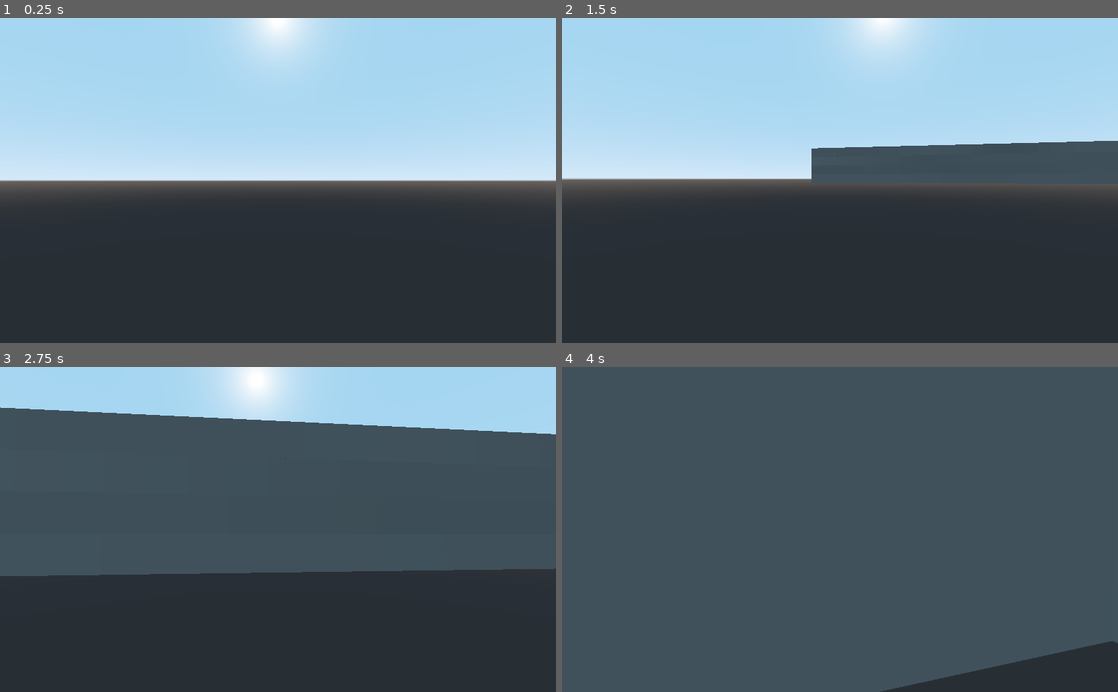
Above: before the commit, frames 1-4 (two rows, left to right).
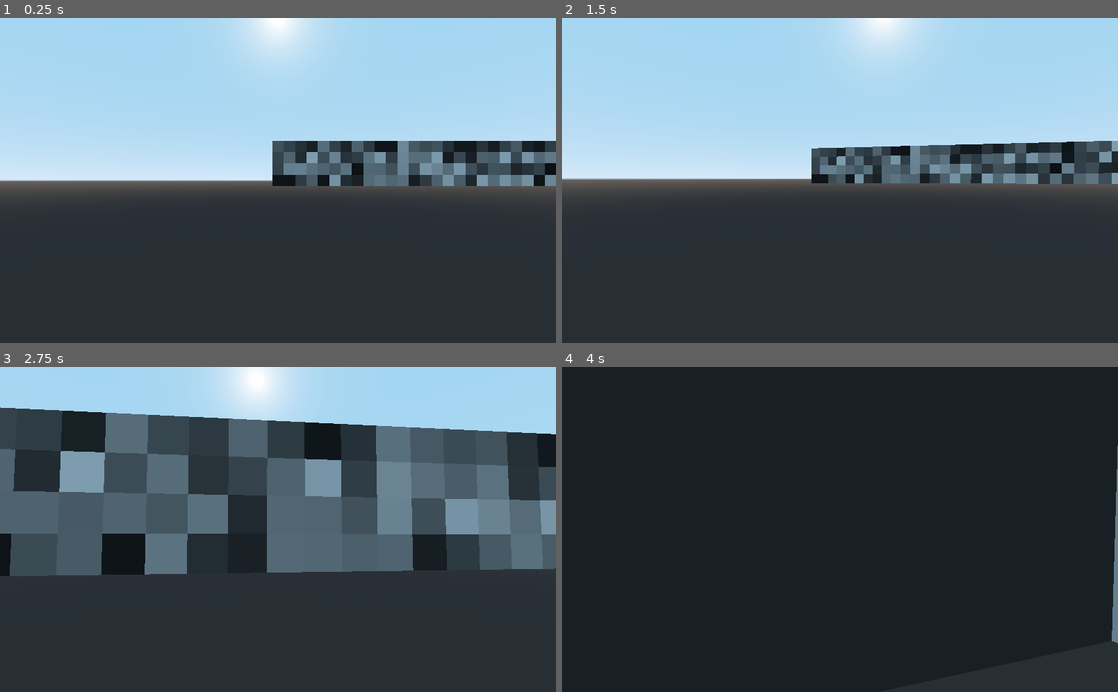
Above: after the commit, the same moments.

Repository: pragma-strict/Voxel-Playground-Godot
Game: Godot game, scene res://World.tscn
Same seed, same stepped clock (60 frames per second), same inputs: the game is played once before the commit and once after it.
Inputs (mouse positions are in pixels of both pictures, inside the frame that each line leads up to):
- Up to frame 1 (0.25 s): no input
- Up to frame 2 (1.5 s): move the mouse to (962, 164) at 0.52 s; hold D (move_right) 0.53-1.28 s; hold C 0.53-1.28 s; click (962, 164) at 0.67 s; tap Space at 0.77, 0.8, 1.07, 1.35 s; move the mouse to (812, 180) at 1.27 s; hold W (move_forward) from 1.28 s (still down)
- Up to frame 3 (2.75 s): keep holding W (move_forward); tap Space at 1.52, 1.82, 2.3 s; tap C at 1.55 s; move the mouse to (289, 523) at 2.02 s; hold C from 2.03 s (still down)
- Up to frame 4 (4 s): keep holding W (move_forward); move the mouse to (834, 536) at 2.77 s; release C at 2.78 s; tap C at 2.85 s; tap Space at 3.02, 3.32 s; move the mouse to (878, 532) at 3.52 s; hold Space from 3.53 s (still down)

The runs differ from the first frame. In frame 1, 7.0% of the frame differs, in the area x 49-100%, y 37-52%; in frame 2, 4.0%; in frame 3, 27%; in frame 4, 97%, in the area x 0-100%, y 0-100%.

Commit message:
Process cells at random each simulation step

Diff:
--- a/Generator.gd
+++ b/Generator.gd
@@ -21,6 +21,7 @@
 var cells = [] # [x][y][z]
 var cell_nodes = [] # Node refs
 var b_generated = false
+
 
 func _ready():
 	RNG.randomize()
@@ -28,13 +29,25 @@
 	stride_y = chunk_height
 	stride_z = 1
 	init_offset_kernel()
+	generate_cells()
+	b_generated = true
+
 
 func _input(event):
 	if(Input.is_key_pressed(KEY_SPACE) and !b_generated):
-		generate_cells()
-		b_generated = true
+		pass
 	if(Input.is_key_pressed(KEY_C)):
-		kernel_diffuse()
+		pass
+
+
+func _physics_process(delta):
+	simulation_step(delta)
+
+
+func simulation_step(delta):
+	for i in range(10):
+		kernel_average_single(RNG.randi_range(0, len(cells) -1))
+
 
 # Create the kernel of index offsets
 func init_offset_kernel():
@@ -68,6 +81,7 @@
 		cell_coordinate_to_index(Vector3(1, 1, 1))
 	]
 
+
 # Create the kernel of index offsets as a nested array
 func init_offset_kernel_nested():
 	index_offset_kernel = [
@@ -124,10 +138,12 @@
 		]
 	]
 
+
 # Create and initialize all cells
 func generate_cells():
 	for i in range(chunk_width * chunk_width * chunk_height):
 		cells.append(new_cell(i))
+
 
 # Produce data for a single cell
 func new_cell(index:int):
@@ -139,6 +155,7 @@
 		'node' : generate_cell_node(index, color)
 	}
 	return cell
+
 
 # Add cells to the scene tree
 func generate_cell_nodes():
@@ -153,6 +170,7 @@
 		node.set_color(cell_color)
 		cell_nodes.append(node)
 
+
 # Create and return a cell node. Also adds it to the scene tree.
 func generate_cell_node(index:int, color:Color):
 	var node = cell_scene.instance()
@@ -163,18 +181,26 @@
 	node.set_color(color)
 	return node
 
+
 # Randomize colors of existing cells
 func randomize_cell_colors():
 	for cell in cells:
 		cell['node'].set_color(Color(RNG.randf(), RNG.randf(), RNG.randf()))
 
+
 # Set cell colors according to values
 func update_cell_colors():
 	for cell in cells:
 		cell['node'].set_color(Color(cell['value'], cell['value'], cell['value']))
 
+
+func update_cell_color(index:int):
+	var value = cells[index]['value']
+	cells[index]['node'].set_color(Color(value, value, value))
+
+
 # Average the values in each cell with neighboring cells
-func kernel_diffuse():
+func kernel_average_all():
 	for i in range(len(cells)):
 		var sum = 0
 		var cells_in_kernel = 0
@@ -186,6 +212,20 @@
 		cells[i]['value'] = sum / cells_in_kernel
 	update_cell_colors()
 
+
+func kernel_average_single(index:int):
+	var sum = 0
+	var cells_in_kernel = 0
+	for k in range(len(index_offset_kernel)):
+		var offset_index = index + index_offset_kernel[k]
+		if offset_index >= 0 and offset_index < len(cells):
+			cells_in_kernel += 1
+			sum += cells[offset_index]['value']
+	var value = (cells[index]['value'] + sum / cells_in_kernel) /2
+	cells[index]['value'] = value
+	update_cell_color(index)
+
+
 func get_index_adjacent_to(origin:int, direction:Vector3):
 	var coordinate = cell_index_to_coordinate(origin)
 
@@ -224,6 +264,7 @@
 			return origin + stride_z
 		else:
 			return cell_coordinate_to_index(Vector3(coordinate.x, coordinate.y, 0))
+
 
 # Return the Vector3 coordinate of the cell at a given index
 func cell_index_to_coordinate(index:int):
@@ -233,6 +274,7 @@
 	coordinate.z = index % chunk_width
 	return coordinate
 
+
 # Return the index of the cell at a given coordinate
 func cell_coordinate_to_index(coordinate:Vector3):
 	var index = coordinate.x * stride_x
